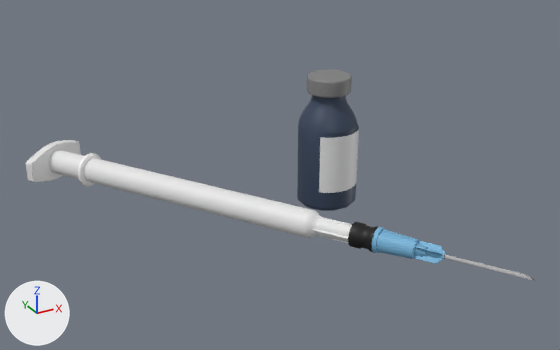
What one commit did to the glTF model public/3d/suntikan.glb.
Before and after are seen from a 50 mm lens placed at (-15.3, -23.9, 13.6), pointed at (-2.9, -1.4, 2.3). Every picture has the same lights, and +X, +Y and +Z are marked at lower left. Where no turn or scale is listed for an object, it has been applied to the vertices.

Objects in the first picture: 'Bottle', 'D7014BO1', 'D7014BO2', 'D7014BOT', 'D7014NE2', 'D7014NEE', 'Label', 'Lid Metal'.
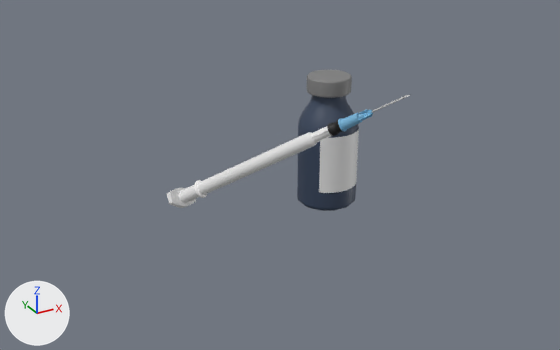
Where the change shows, as pixel boxes (x1, y1, x2, y2) in the pictures (560 x 350 px):
'D7014BOT', moved, turned, rescaled
    before: (26, 140, 351, 242)
    after: (167, 128, 330, 208)
'D7014NE2', moved, turned, rescaled
    before: (372, 227, 446, 264)
    after: (338, 109, 373, 132)
'D7014BO1', moved, turned, rescaled
    before: (348, 222, 378, 252)
    after: (327, 120, 344, 136)
'D7014BO2', moved, turned, rescaled
    before: (78, 153, 352, 243)
    after: (194, 126, 331, 198)
'D7014NEE', moved, turned, rescaled
    before: (444, 254, 535, 281)
    after: (372, 95, 410, 113)

Edits to the bpy script that builds the scene:
```text
Change ob_d7014nee:
    ob_d7014nee.location: (-0.03, -6.24, 0.77) -> (-0.8, -3.46, 4.85)
    ob_d7014nee.rotation_euler: (1.005, 1.571, 0.0) -> (-0.566, 0.912, -1.571)  # degrees (58, 90, 0) -> degrees (-32, 52, -90)
    ob_d7014nee.scale: (0.502, 0.502, 0.557) -> (0.256, 0.256, 0.284)
Change ob_d7014ne2:
    ob_d7014ne2.location: (-0.35, -5.74, 1.01) -> (-0.97, -3.18, 4.79)
    ob_d7014ne2.rotation_euler: (-1.571, 0.0, -2.575) -> (-0.992, -0.335, -2.676)  # degrees (-90, 0, -148) -> degrees (-57, -19, -153)
    ob_d7014ne2.scale: (0.557, 0.557, 0.557) -> (0.284, 0.284, 0.284)
Change ob_d7014bot:
    ob_d7014bot.location: (-5.5, 2.34, 0.75) -> (-3.6, 0.0, 2.16)
    ob_d7014bot.rotation_euler: (-1.571, 0.0, -2.575) -> (-0.992, -0.335, -2.676)  # degrees (-90, 0, -148) -> degrees (-57, -19, -153)
    ob_d7014bot.scale: (0.248, 0.248, 0.168) -> (0.127, 0.127, 0.0858)
Change ob_d7014bo2:
    ob_d7014bo2.location: (-1.34, -4.21, 0.75) -> (-1.47, -2.65, 4.21)
    ob_d7014bo2.rotation_euler: (1.571, 0.0, -2.575) -> (-0.992, -2.807, 0.466)  # degrees (90, 0, -148) -> degrees (-57, -161, 27)
    ob_d7014bo2.scale: (0.116, 0.116, 0.366) -> (0.0593, 0.0593, 0.187)
Change ob_d7014bo1:
    ob_d7014bo1.location: (-0.83, -4.38, 0.77) -> (-1.21, -2.71, 4.27)
    ob_d7014bo1.rotation_euler: (0.0, 0.0, -2.575) -> (0.579, -0.335, -2.676)  # degrees (0, 0, -148) -> degrees (33, -19, -153)
    ob_d7014bo1.scale: (0.283, 0.393, 0.283) -> (0.145, 0.201, 0.145)
```
